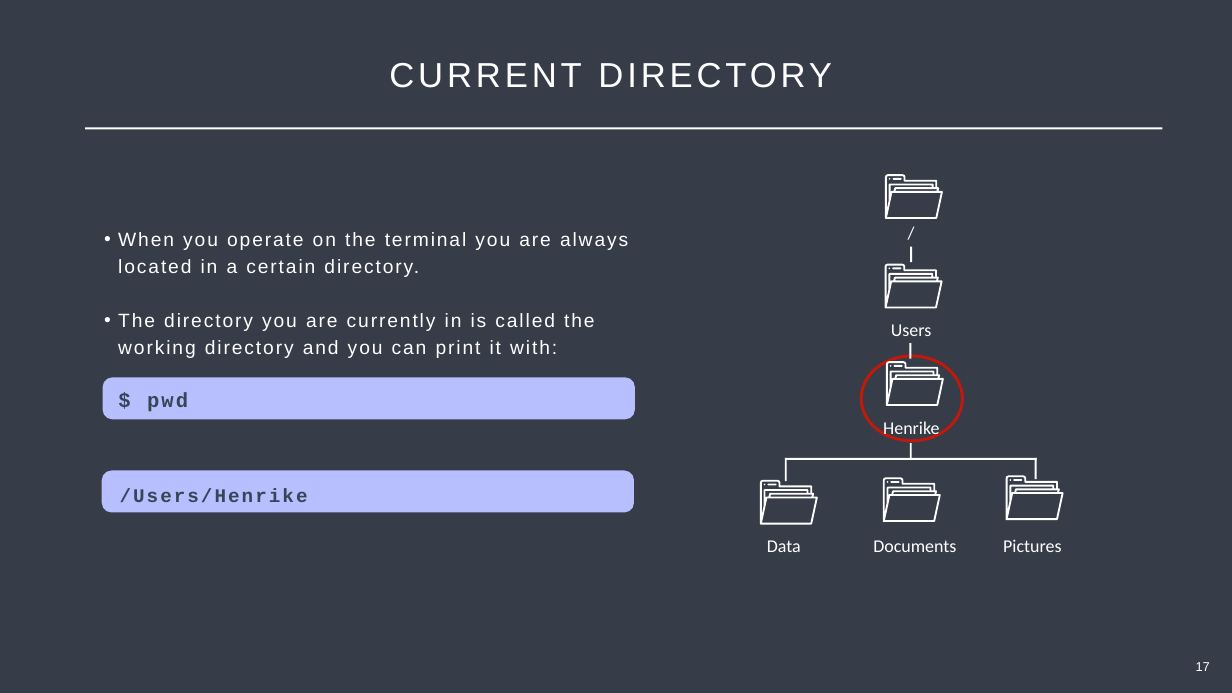
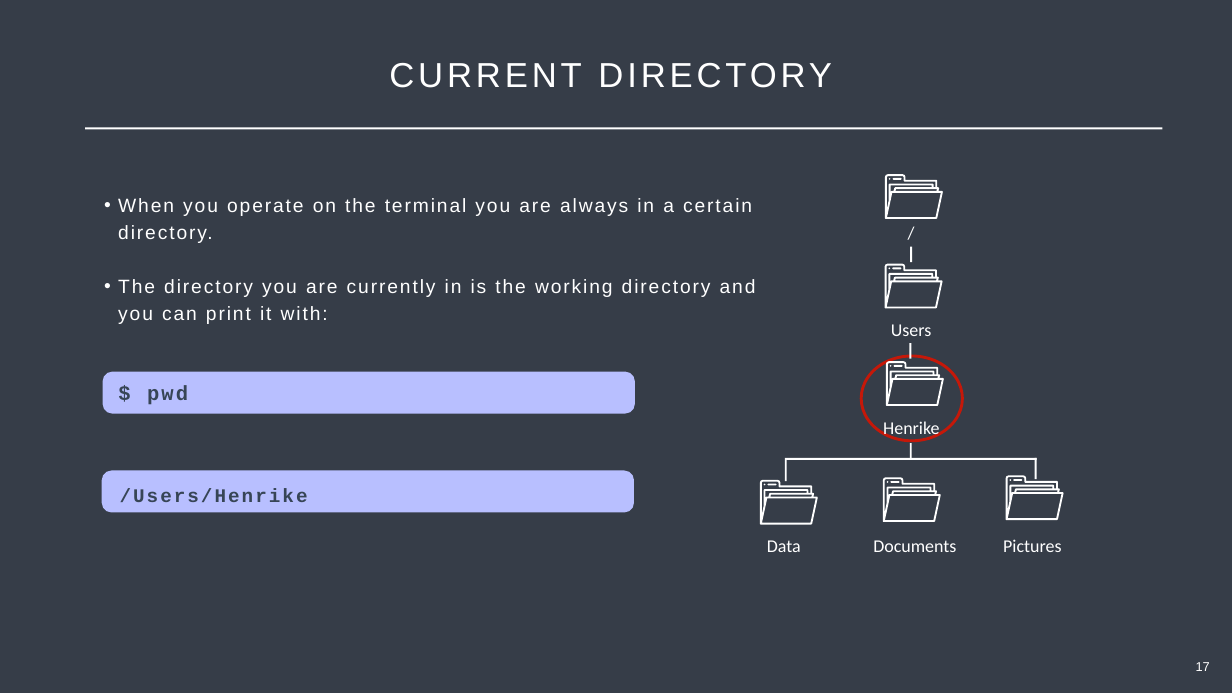
Before and after one commit to Center-for-Health-Data-Science/Just-Bash-It, a slide deck: slide 17 of Teachers/Just_Bash_It_Slideshow.pptx. Drawn at 1232x693 pixels with LibreOffice and Linux fonts; fonts in the diff are those of the drawing. Boxes give left, top, right and bottom in pixels: in the first picture for what was removed or moved away, otherwise in the second. Text is boxed around its words. In the diff, an @@ line names an element or a change of style, - is before the commit and + after.

```diff
--- a/Teachers/Just_Bash_It_Slideshow.pptx
+++ b/Teachers/Just_Bash_It_Slideshow.pptx
@@ text "When you operate on the ...": place and size @@
-text "When you operate on the ..." at box(118, 232, 628, 412)
+text "When you operate on the ..." at box(118, 198, 756, 405)
@@ text at box(118, 198, 756, 324): text changed @@
-• When you operate on the terminal you are always located in a certain directory.
-• The directory you are currently in is called the working directory and you can print it with:
+• When you operate on the terminal you are always in a certain directory.
+• The directory you are currently in is the working directory and you can print it with:
@@ rounded rectangle: place and size @@
-rounded rectangle at box(103, 378, 635, 420)
+rounded rectangle at box(103, 372, 635, 414)
```
Also in this commit, not shown: 26 other slides changed.
